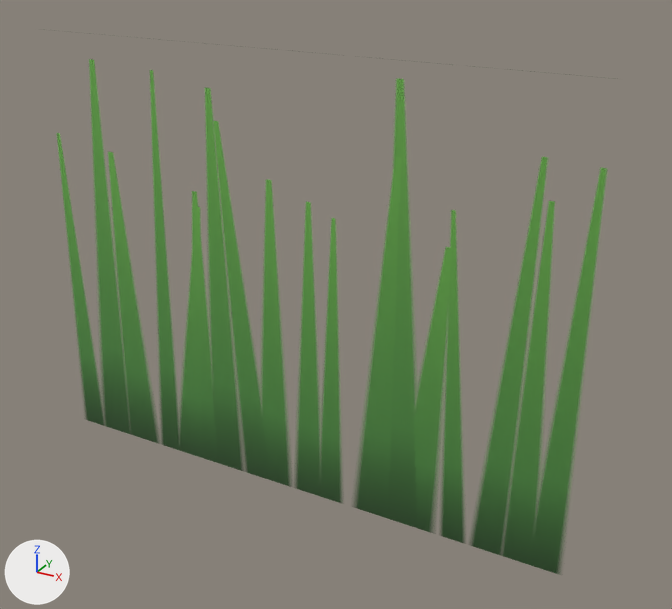
One commit to the glTF model assets/game/authored/props/prop_grass_card_a.glb: the scene before it, then after it.
The view is the same before and after, from a 50 mm camera at (0.867, -1.4, 1.143) aimed at (0.079, 0.032, 0.427). Every picture has the same lights, and +X, +Y and +Z are marked at lower left. The first picture is the older version. Objects named as collision shapes, trigger or cutter boxes, shadow casters or lower levels of detail are left out. Where no turn or scale is listed for an object, it has been applied to the vertices.

In view in the first picture: 'SM_CardA_LOD0'.
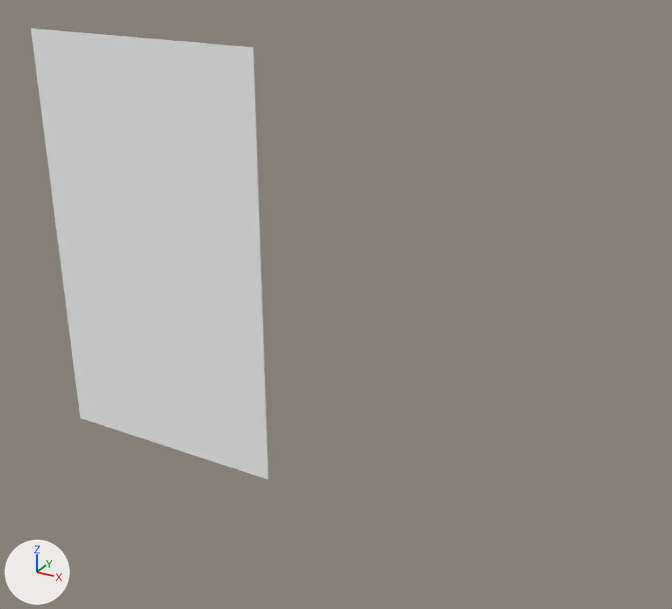
The newer file is also rescaled (x1.222), turned or shifted as a whole; pictures and numbers use the older file's frame.

Pixel boxes [x1, y1, x2, y2] of what changed, in the pictures (672 x 609 px):
'SM_CardA_LOD0', reshaped, recoloured (green to grey)
    before: [57, 59, 607, 574]
    after: [31, 28, 268, 479]

Edits to the bpy script that builds the scene:
```text
Add mat_m_foliagecard:
    mat_m_foliagecard = bpy.data.materials.new('M_FoliageCard')
    # nodes: BsdfPrincipled, Mix, OutputMaterial, VertexColor
    # colours: white #e7e7e7, mixed with the vertex colours
Change me_sm_carda_lod0:
    used by ob_sm_carda_lod0; location = (0.0, 0.0, 0.0)
    verts and faces of me_sm_carda_lod0; kept vertices keep their numbers, new ones are numbered from 4
    before: 0 (-0.6, 0.0, 0.0), 1 (0.6, 0.0, 0.0), 2 (0.6, 0.0, 0.9), 3 (-0.6, 0.0, 0.9)
    remove me_sm_carda_lod0.from_pydata(...)  # 4 vertices, 2 faces; spans x -0.6..0.6, y 0.0, z 0.0..0.9
    remove me_sm_carda_lod0.materials.append(mat_m_foliagecommon)  # picture img_t_grasscard_albedo
    add me_sm_carda_lod0.from_pydata(...)  # 4 vertices, 2 faces; spans x -0.6..-0.068, y 0.0, z 0.0..0.9
    me_sm_carda_lod0 part 1
    add delete_vertices([1, 2])  # with the faces that use them
    add verts[4] = (-0.068, 0.0, 0.0)  # pixel (268, 479)
    add verts[5] = (-0.068, 0.0, 0.9)  # pixel (253, 47)
    add faces += [(0, 4, 5), (0, 5, 3)]
    add me_sm_carda_lod0.materials.append(mat_m_foliagecard)
```
